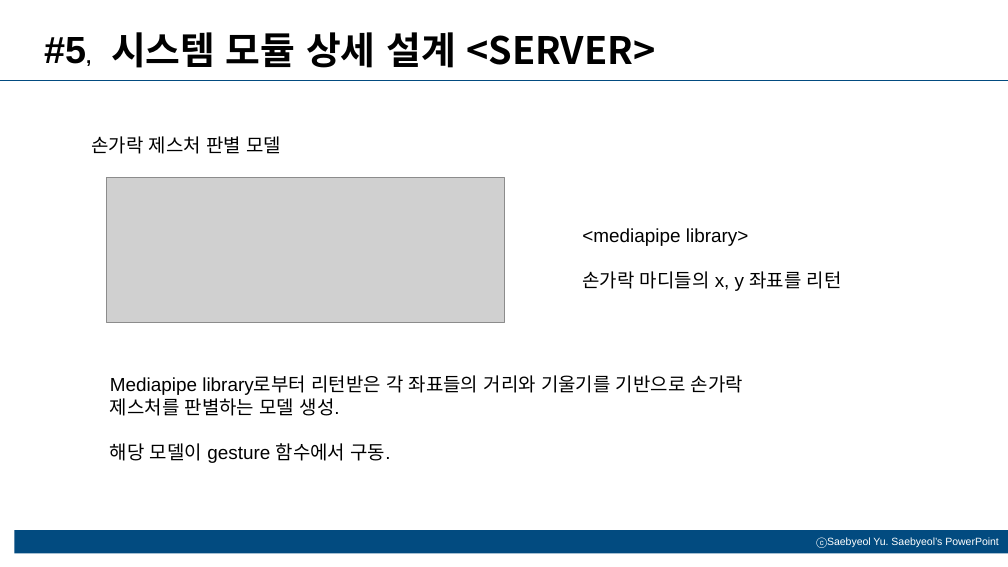
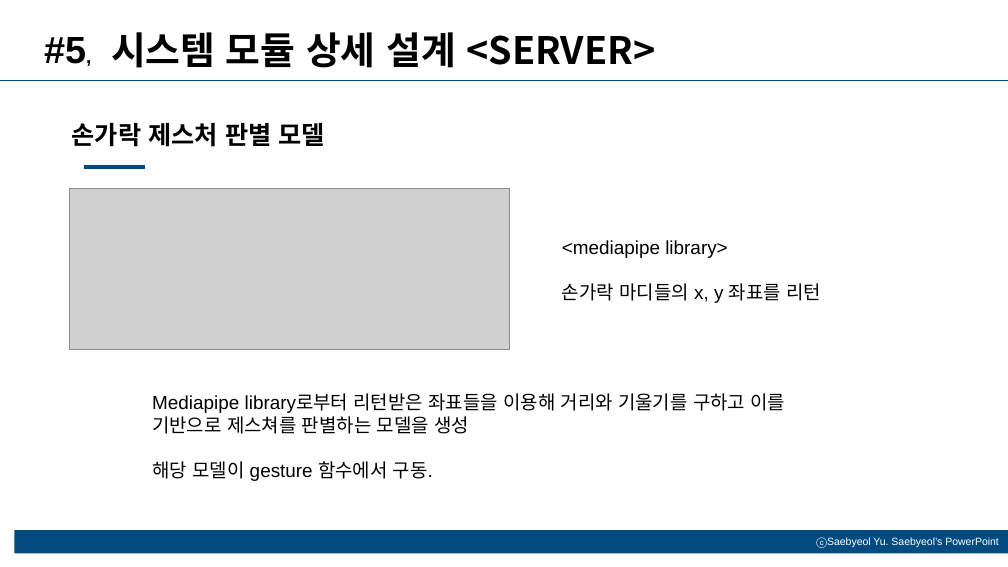
Before and after one commit to kpuce2022CD/Zinzara, a slide deck: slide 13 of document/Zinzara_종합설계_설계서(2차).pptx. Drawn at 1008x567 pixels with LibreOffice and Linux fonts; fonts in the diff are those of the drawing; grey boxes stand for pictures. Boxes give left, top, right and bottom in pixels: in the first picture for what was removed or moved away, otherwise in the second. Text is boxed around its words. In the diff, an @@ line names an element or a change of style, - is before the commit and + after.

```diff
--- a/document/Zinzara_종합설계_설계서(2차).pptx
+++ b/document/Zinzara_종합설계_설계서(2차).pptx
@@ text "손가락 제스처 판별 모델": place and size @@
-text "손가락 제스처 판별 모델" at (92,136,281,154)
+text "손가락 제스처 판별 모델" at (72,123,325,147)
@@ text "손가락 제스처 판별 모델" at (72,123,325,147): size 18 to 24 pt, bold on @@
@@ line added from (84, 167) to (144, 167), #024B80 4.5 pt @@
@@ picture: place and size @@
-picture at (107,177,504,322)
+picture at (70,188,510,349)
@@ text "<mediapipe library>": place and size @@
-text "<mediapipe library>" at (582,228,748,246)
+text "<mediapipe library>" at (562,240,727,258)
@@ text "손가락 마디들의 x, y 좌표를 ...": place and size @@
-text "손가락 마디들의 x, y 좌표를 ..." at (583,271,842,291)
+text "손가락 마디들의 x, y 좌표를 ..." at (562,283,821,303)
@@ text "Mediapipe library로부터 리턴받은 좌표들을 이용해 ...": place and size @@
-text "Mediapipe library로부터 리턴받은 좌표들을 이용해 ..." at (110,375,743,463)
+text "Mediapipe library로부터 리턴받은 좌표들을 이용해 ..." at (152,393,785,481)
@@ text at (152,393,785,434): text changed @@
-Mediapipe library로부터 리턴받은 각 좌표들의 거리와 기울기를 기반으로 손가락 제스처를 판별하는 모델 생성.
+Mediapipe library로부터 리턴받은 좌표들을 이용해 거리와 기울기를 구하고 이를 기반으로 제스쳐를 판별하는 모델을 생성
```
Also in this commit, not shown: 1 slide added.
